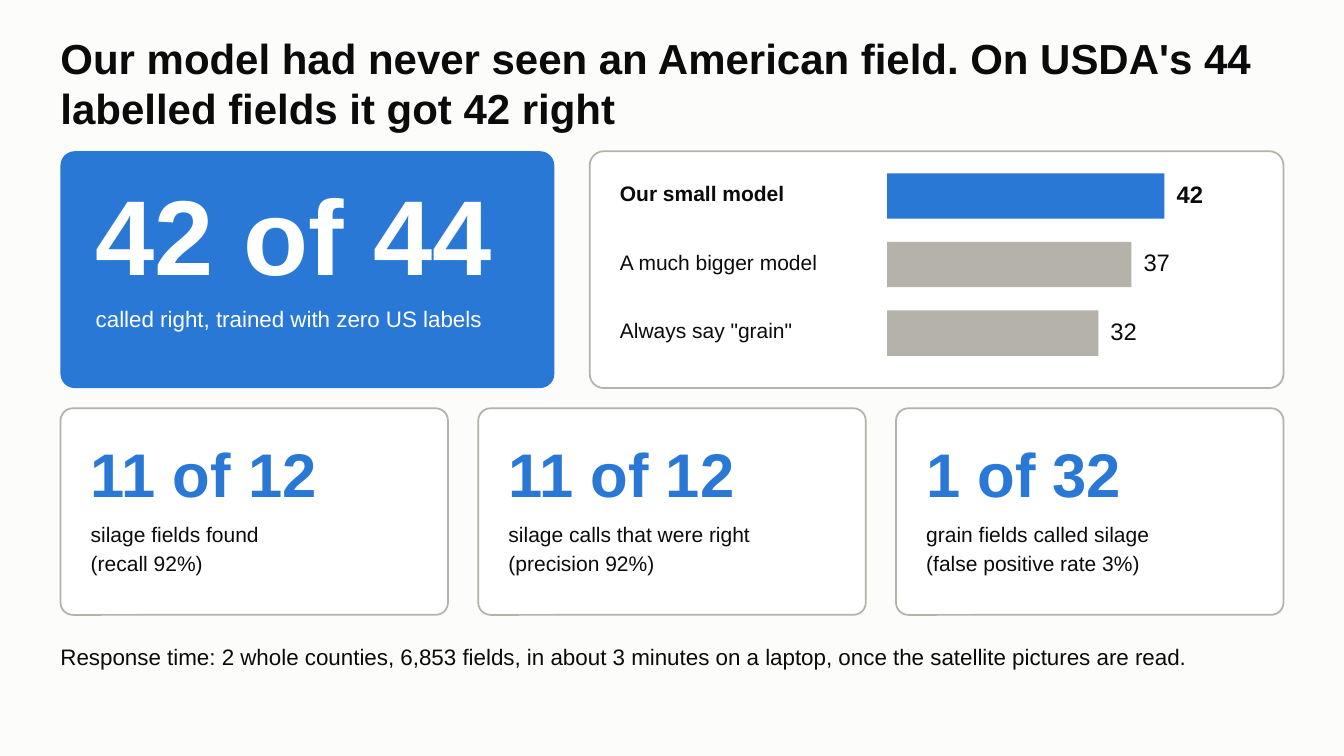
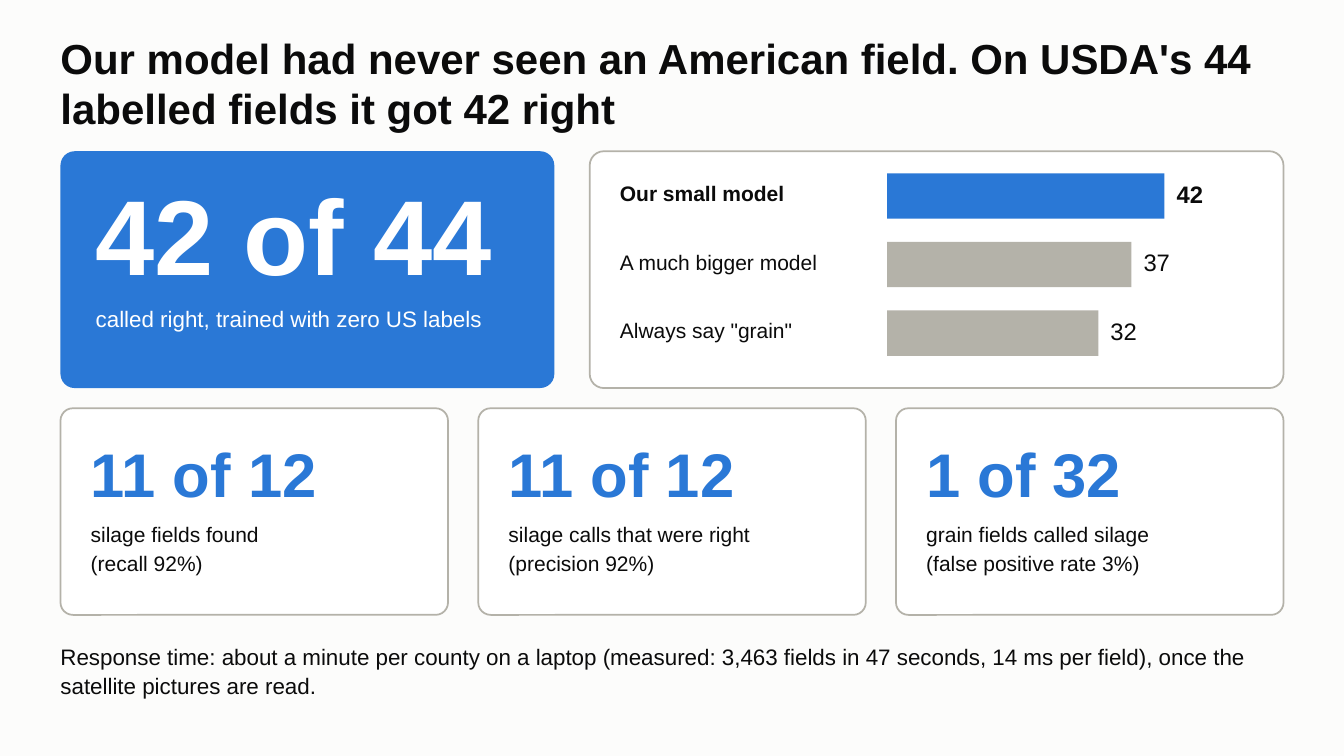
Before and after one commit to ChenSiyun1234/FieldVision, a slide deck: slide 5 of handoff/presentation/FieldVision_model_story.pptx. Drawn at 1344x756 pixels with LibreOffice and Linux fonts; fonts in the diff are those of the drawing. Boxes give left, top, right and bottom in pixels: in the first picture for what was removed or moved away, otherwise in the second. Text is boxed around its words. In the diff, an @@ line names an element or a change of style, - is before the commit and + after.

Commit message:
Deck: Landsat as the second satellite for the cloudy spell, measured response time

```diff
--- a/handoff/presentation/FieldVision_model_story.pptx
+++ b/handoff/presentation/FieldVision_model_story.pptx
@@ text at [60,648,1244,699]: text changed @@
-Response time: 2 whole counties, 6,853 fields, in about 3 minutes on a laptop, once the satellite pictures are read.
+Response time: about a minute per county on a laptop (measured: 3,463 fields in 47 seconds, 14 ms per field), once the satellite pictures are read.
```
Also in this commit, not shown: 4 other slides changed, 1 other file.
